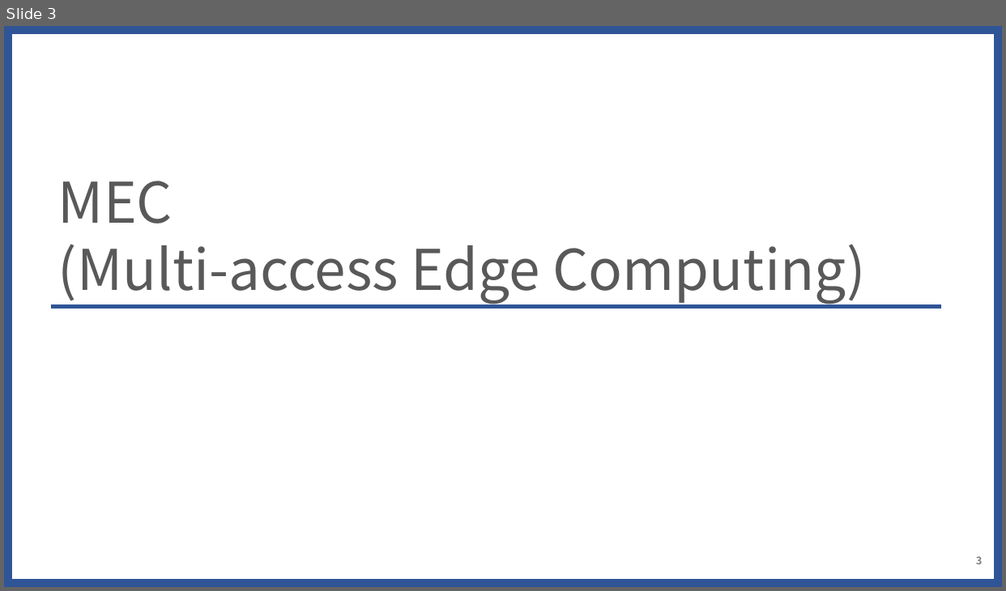
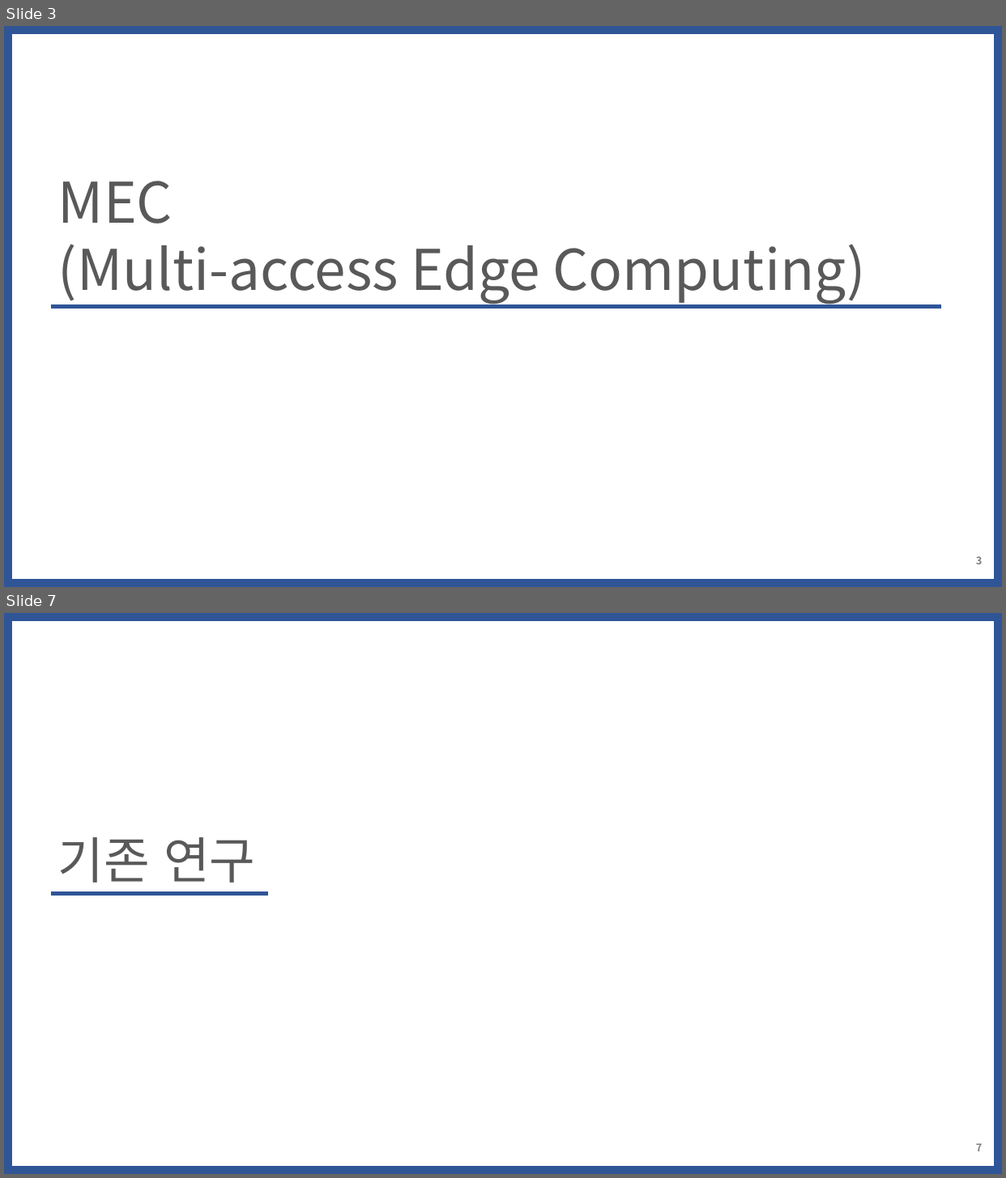
Before and after one commit to WoogiBoogi1129/ICN-NDN, a slide deck: Named-Data-Net/PPT/MEC에서-정보-중심-네트워크-컨텐츠-캐싱-최적화-방안.pptx. Shown one above the other, each under a label of ours: slide 3 before the commit, slides 3 and 7 after it; the slides between them are not shown. The pictures are 1006x591 and 1006x1178 pixels, drawn with LibreOffice and Linux fonts; fonts in the diff are those of the drawing. Boxes give left, top, right and bottom in pixels: in the first picture for what was removed or moved away, otherwise in the second. Text is boxed around its words. In the diff, an @@ line names an element or a change of style, - is before the commit and + after.

```diff
--- a/Named-Data-Net/PPT/MEC에서-정보-중심-네트워크-컨텐츠-캐싱-최적화-방안.pptx
+++ b/Named-Data-Net/PPT/MEC에서-정보-중심-네트워크-컨텐츠-캐싱-최적화-방안.pptx
@@ slide 7 added at (4, 613, 1002, 1174), background #FFFFFF @@
@@ rectangle added at (4, 613, 1002, 1174), outline #2F5597 15 pt @@
@@ text added at (58, 837, 255, 883), 48 pt, text #595959 @@
+기존 연구
@@ line added from (50, 894) to (268, 894), #2F5597 4.5 pt @@
@@ page number added at (976, 1144, 982, 1152), 10 pt, text #808080, bold @@
+7
```
Also in this commit, not shown: 1 slide changed, 2 other slides added.
